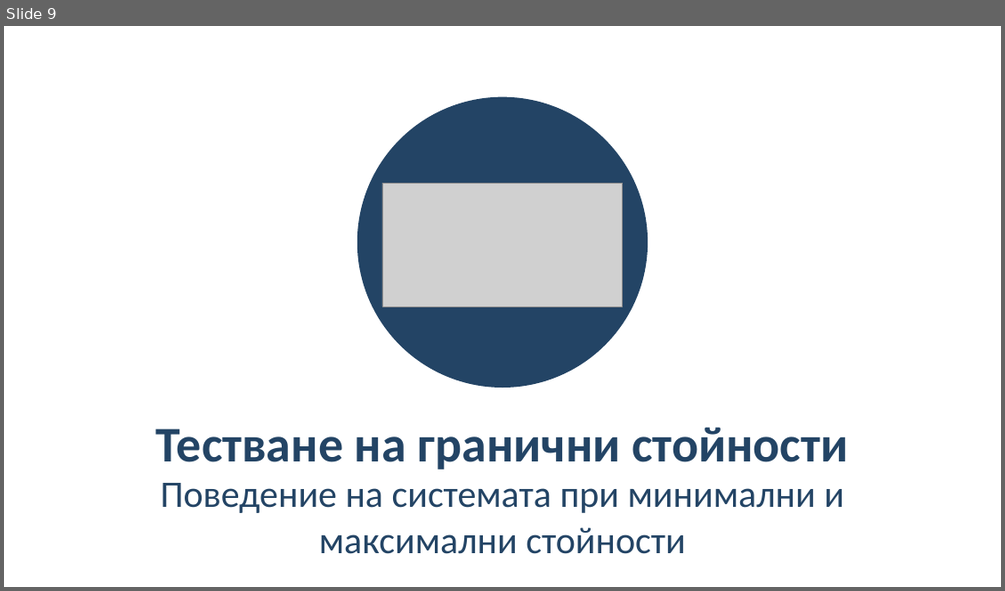
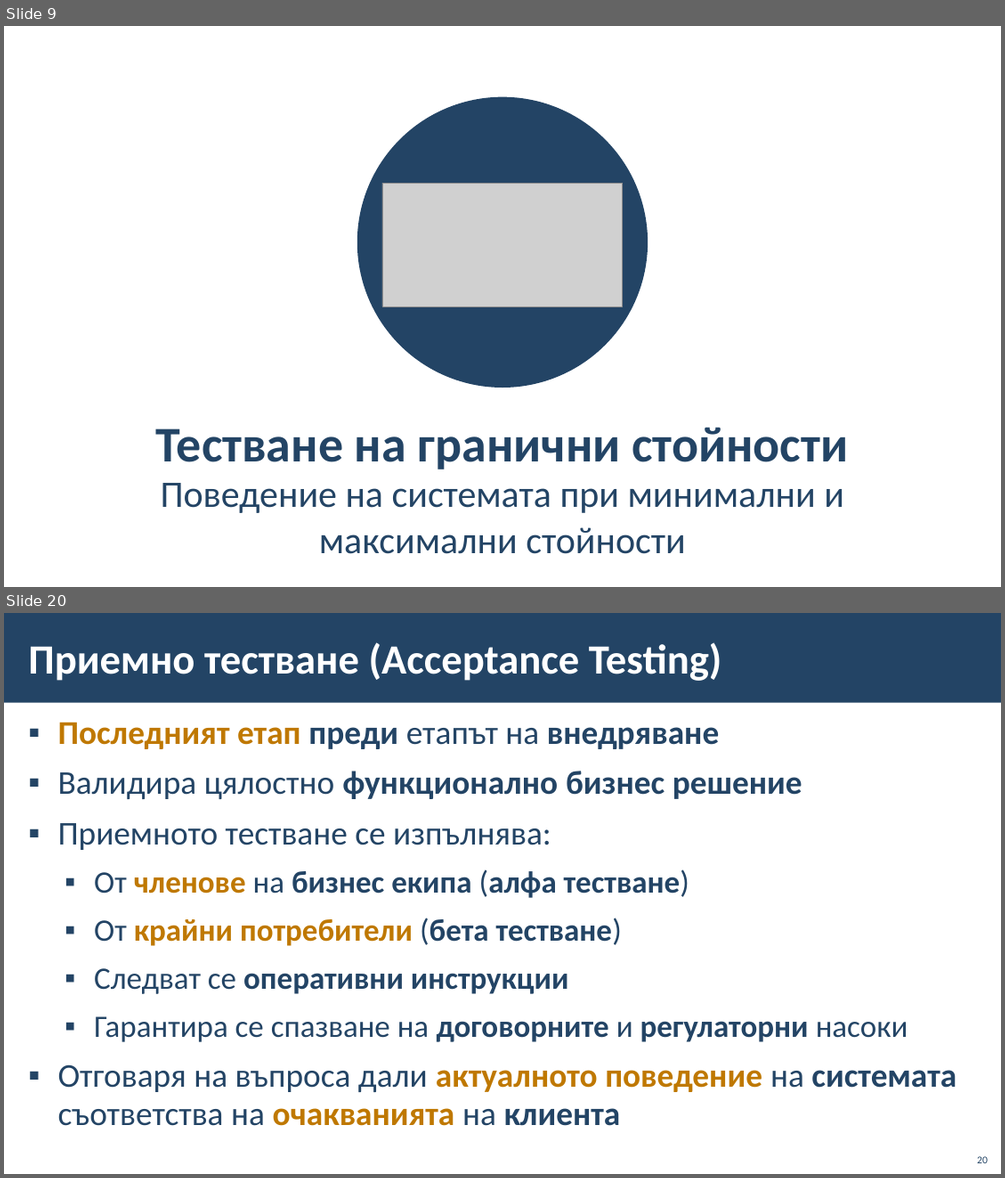
Before and after one commit to BG-IT-Edu/School-Programming, a slide deck: Courses/Software-Sciences/Module-4-Information-Systems-New/13-Information-System-Testing/13-Information-System-Testing.pptx. Shown one above the other, each under a label of ours: slide 9 before the commit, slides 9 and 20 after it; the slides between them are not shown. The pictures are 1005x591 and 1005x1178 pixels, drawn with LibreOffice and Linux fonts; fonts in the diff are those of the drawing; grey boxes stand for pictures; background and template pictures are left out. Boxes give left, top, right and bottom in pixels: in the first picture for what was removed or moved away, otherwise in the second. Text is boxed around its words. In the diff, an @@ line names an element or a change of style, - is before the commit and + after.

```diff
--- a/Courses/Software-Sciences/Module-4-Information-Systems-New/13-Information-System-Testing/13-Information-System-Testing.pptx
+++ b/Courses/Software-Sciences/Module-4-Information-Systems-New/13-Information-System-Testing/13-Information-System-Testing.pptx
@@ slide 20 added at (x1=4, y1=613, x2=1001, y2=1174), background #FFFFFF @@
@@ rectangle added at (x1=4, y1=613, x2=1001, y2=703), fill #234465 @@
@@ title added at (x1=28, y1=642, x2=721, y2=681), 40 pt, text #FFFFFF, bold @@
+Приемно тестване (Acceptance Testing)
@@ text added at (x1=58, y1=722, x2=956, y2=1126), 32 pt, text #234465, bold @@
+▪ Последният етап преди етапът на внедряване
+▪ Валидира цялостно функционално бизнес решение
+▪ Приемното тестване се изпълнява:
+  ▪ От членове на бизнес екипа (алфа тестване)
+  ▪ От крайни потребители (бета тестване)
+  ▪ Следват се оперативни инструкции
+  ▪ Гарантира се спазване на договорните и регулаторни насоки
+▪ Отговаря на въпроса дали актуалното поведение на системата съответства на очакванията на клиента
@@ page number added at (x1=977, y1=1156, x2=987, y2=1163), 10 pt, text #234465 @@
+20
```
Also in this commit, not shown: 11 slides changed, 29 other slides added, 3 slides removed.
